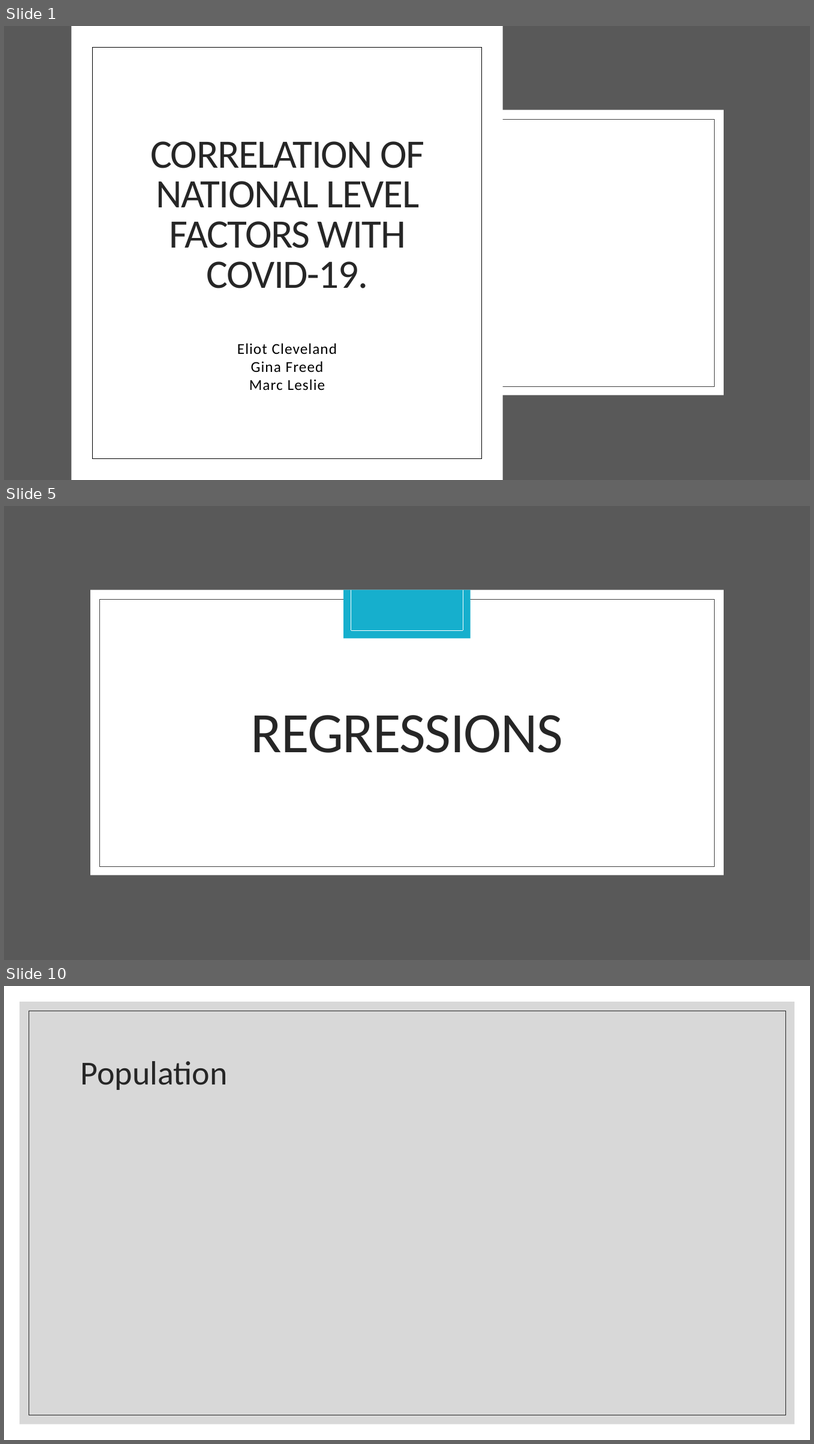
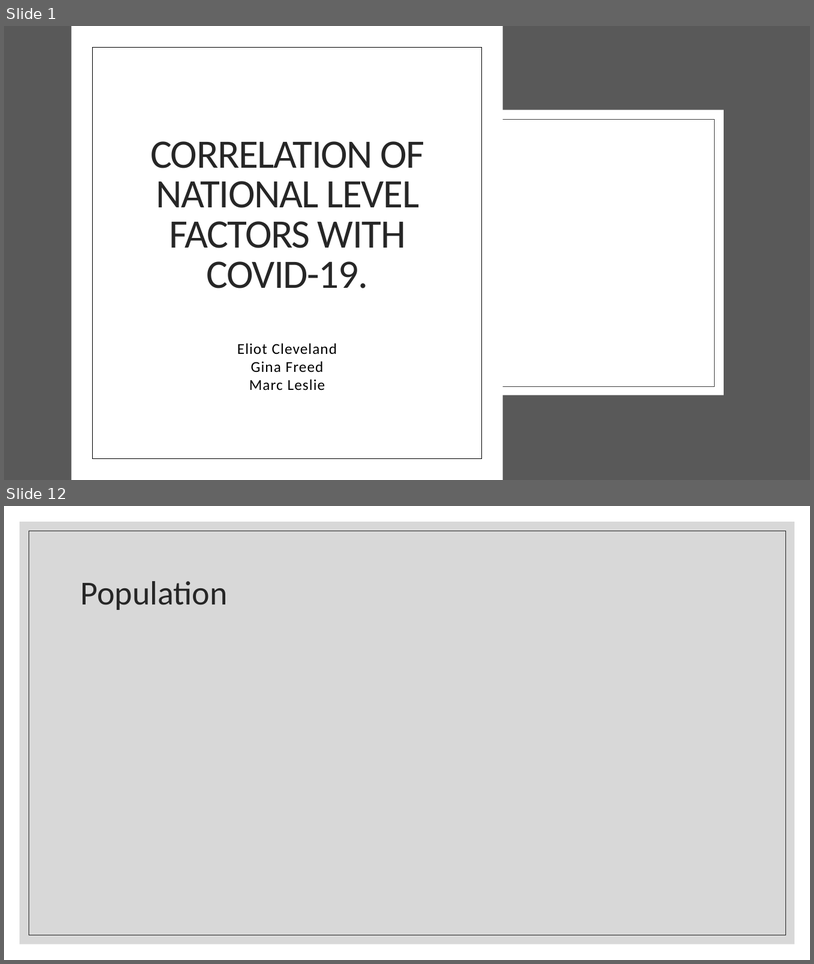
Before and after one commit to eclevela-1234/Covid-19-in-Europe, a slide deck: Covid-19 Presentation Team GEM.pptx. Shown one above the other, each under a label of ours: slides 1, 5 and 10 before the commit, slides 1 and 12 after it; the slides between them are not shown. The pictures are 814x1444 and 814x964 pixels, drawn with LibreOffice and Linux fonts; fonts in the diff are those of the drawing; background and template pictures are left out. Boxes give left, top, right and bottom in pixels: in the first picture for what was removed or moved away, otherwise in the second. Text is boxed around its words. In the diff, an @@ line names an element or a change of style, - is before the commit and + after.

```diff
--- a/Covid-19 Presentation Team GEM.pptx
+++ b/Covid-19 Presentation Team GEM.pptx
@@ slide 5 removed at (x1=4, y1=506, x2=810, y2=960), background #FFFFFF; not listed: 3 template elements that a slide beside it also shows @@
@@ rectangle removed at (x1=344, y1=590, x2=471, y2=639) @@
@@ line removed from (351, 590) to (351, 631) @@
@@ line removed from (463, 590) to (463, 631) @@
@@ line removed from (351, 631) to (463, 631) @@
@@ title removed at (x1=251, y1=715, x2=563, y2=753) @@
-REGRESSIONS
@@ what was slide 10 is now slide 12 @@
```
Also in this commit, not shown: 1 slide changed, 11 slides added, 7 other slides removed.
